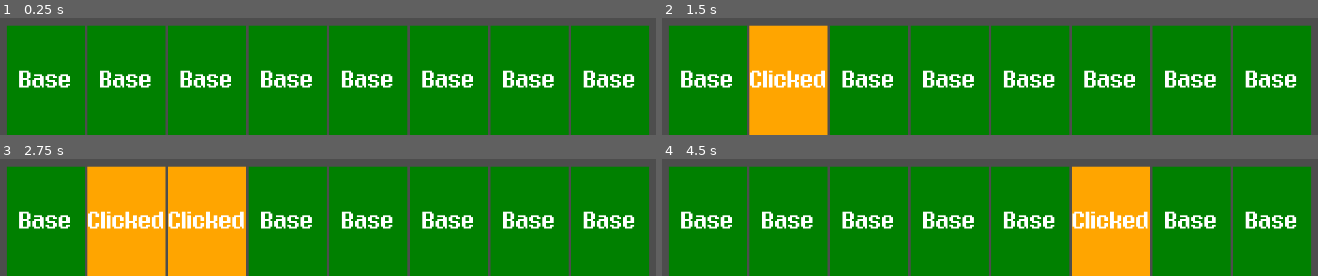
Above: before the commit, frames 1-4 (two rows, left to right).
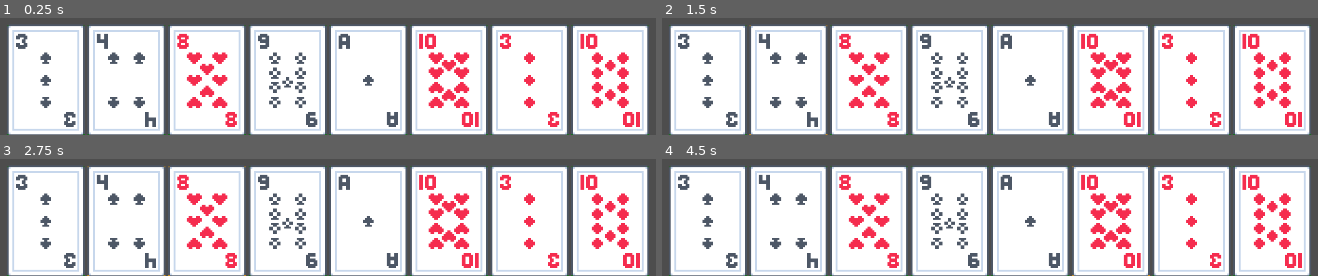
Above: after the commit, the same moments.

Repository: austintian03/regicide-clone
Game: Godot game, scene res://scenes/game.tscn
The game is run twice, just before and just after one commit, with the same random seed, the same clock (stepped at 60 frames per second) and the same inputs.
Inputs (mouse positions are in pixels of both pictures, inside the frame that each line leads up to):
- Up to frame 1 (0.25 s): no input
- Up to frame 2 (1.5 s): tap Enter at 0.5 s; move the mouse to (707, 80) at 0.52 s; press the mouse at (707, 80) at 0.53 s; tap Space at 1.25 s; move the mouse to (786, 80) at 1.27 s; release the mouse at (786, 80) at 1.28 s; right-click (786, 80) at 1.35 s; click (786, 80) at 1.42 s
- Up to frame 3 (2.75 s): tap Enter at 2 s; move the mouse to (209, 221) at 2.02 s; press the mouse at (209, 221) at 2.03 s
- Up to frame 4 (4.5 s): tap Space at 2.75, 4.25 s; move the mouse to (950, 221) at 2.77 s; release the mouse at (950, 221) at 2.78 s; right-click (950, 221) at 2.85 s; click (950, 221) at 2.92 s; tap Enter at 3.5 s; move the mouse to (1029, 221) at 3.52 s; press the mouse at (1029, 221) at 3.53 s; move the mouse to (1108, 221) at 4.27 s; release the mouse at (1108, 221) at 4.28 s; right-click (1108, 221) at 4.35 s; click (1108, 221) at 4.42 s

The runs differ from the first frame. In frame 1, 87% of the frame differs, in the area x 1-99%, y 5-100%; in frame 2, 87%; in frame 3, 87%; in frame 4, 87%.

Commit message:
Implement deck and hand population in Game scene

Diff:
--- a/scenes/game.tscn
+++ b/scenes/game.tscn
@@ -1,8 +1,9 @@
 [gd_scene load_steps=2 format=3 uid="uid://bil1xv3khbk0v"]
 
-[ext_resource type="PackedScene" uid="uid://c1uhj432u2lxo" path="res://scenes/card_ui.tscn" id="1_uwrxv"]
+[ext_resource type="Script" uid="uid://gb7octs05p8b" path="res://scripts/game.gd" id="1_lnu2h"]
 
 [node name="Game" type="Node2D"]
+script = ExtResource("1_lnu2h")
 metadata/_edit_lock_ = true
 
 [node name="CanvasLayer" type="CanvasLayer" parent="."]
@@ -19,27 +20,3 @@
 grow_horizontal = 2
 grow_vertical = 0
 metadata/_edit_group_ = true
-
-[node name="CardUI" parent="CanvasLayer/Hand" instance=ExtResource("1_uwrxv")]
-layout_mode = 2
-
-[node name="CardUI2" parent="CanvasLayer/Hand" instance=ExtResource("1_uwrxv")]
-layout_mode = 2
-
-[node name="CardUI3" parent="CanvasLayer/Hand" instance=ExtResource("1_uwrxv")]
-layout_mode = 2
-
-[node name="CardUI4" parent="CanvasLayer/Hand" instance=ExtResource("1_uwrxv")]
-layout_mode = 2
-
-[node name="CardUI5" parent="CanvasLayer/Hand" instance=ExtResource("1_uwrxv")]
-layout_mode = 2
-
-[node name="CardUI6" parent="CanvasLayer/Hand" instance=ExtResource("1_uwrxv")]
-layout_mode = 2
-
-[node name="CardUI7" parent="CanvasLayer/Hand" instance=ExtResource("1_uwrxv")]
-layout_mode = 2
-
-[node name="CardUI8" parent="CanvasLayer/Hand" instance=ExtResource("1_uwrxv")]
-layout_mode = 2
--- /dev/null
+++ b/scripts/game.gd
@@ -0,0 +1,37 @@
+extends Node2D
+
+@onready var hand: HBoxContainer = $CanvasLayer/Hand
+var deck := CardPile.new("Deck")
+var enemies := CardPile.new("Enemies")
+var discard := CardPile.new("Discard")
+var card_ui_scene = preload("res://scenes/card_ui.tscn")
+
+const MAX_HAND_SIZE = 8
+const SUITS = ["clubs", "diamonds", "hearts", "spades"]
+const NUMS = [1, 2, 3, 4, 5, 6, 7, 8, 9, 10]
+const ROYALS = [11, 12, 13]
+
+# Called when the node enters the scene tree for the first time.
+func _ready() -> void:
+	# populate deck resource with cards and draw cards into Hand
+	populate_deck()
+	fill_hand()
+
+func populate_deck() -> void:
+	for s in SUITS:
+		for r in NUMS:
+			deck.add_card(CardResource.new(s, r))
+	deck.shuffle()
+	print(deck)
+
+func fill_hand(num_cards: int = 8) -> void:
+	var hand_size = len(hand.get_children())
+	if hand_size < MAX_HAND_SIZE:
+		for i in range(MAX_HAND_SIZE - hand_size):
+			var new_card_ui = card_ui_scene.instantiate()
+			new_card_ui.card_props = deck.draw_card()
+			hand.add_child(new_card_ui)
+
+# Called every frame. 'delta' is the elapsed time since the previous frame.
+func _process(_delta: float) -> void:
+	pass
Not shown, added: scripts/game.gd.uid
